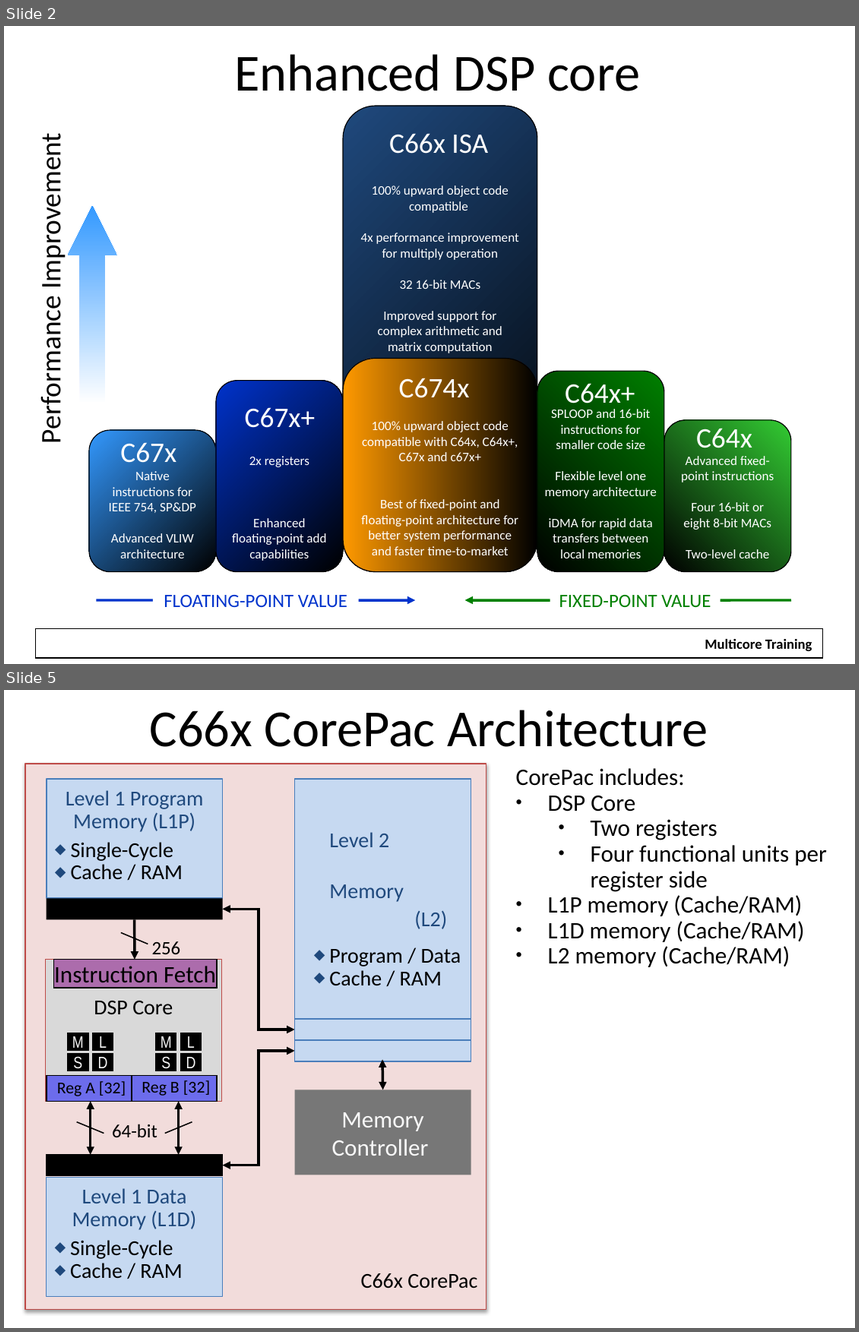
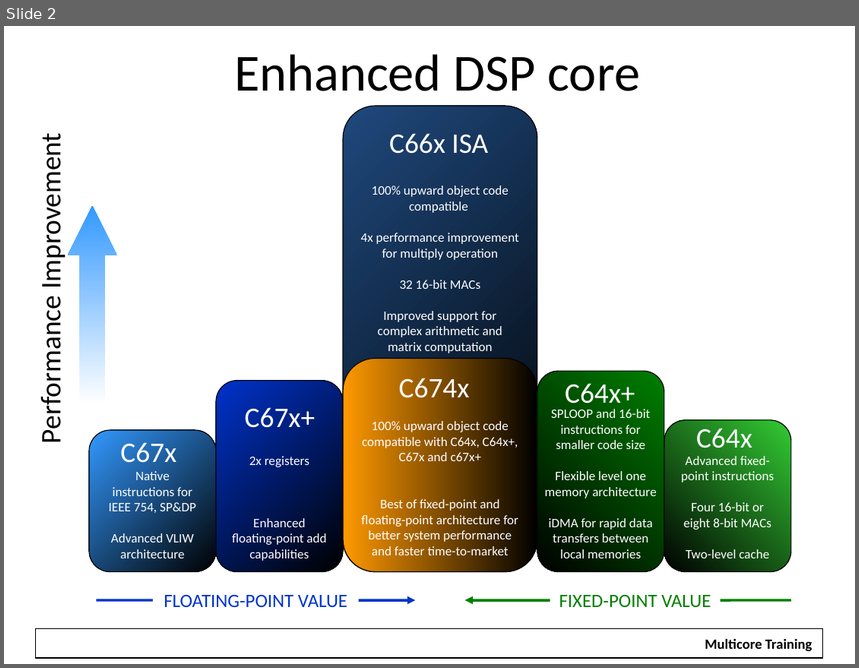
Before and after one commit to hari1989/keystone-workshop, a slide deck: slides/KeyStone Overview.pptx. Shown one above the other, each under a label of ours: slides 2 and 5 before the commit, slide 2 after it; the slides between them are not shown. The pictures are 859x1332 and 859x668 pixels, drawn with LibreOffice and Linux fonts; fonts in the diff are those of the drawing; background and template pictures are left out. Boxes give left, top, right and bottom in pixels: in the first picture for what was removed or moved away, otherwise in the second. Text is boxed around its words. In the diff, an @@ line names an element or a change of style, - is before the commit and + after.

```diff
--- a/slides/KeyStone Overview.pptx
+++ b/slides/KeyStone Overview.pptx
@@ slide 5 removed at <box>4,690,855,1328</box>, background #FFFFFF; not listed: 1 template element that a slide beside it also shows @@
@@ title removed at <box>150,710,709,747</box> @@
-C66x CorePac Architecture
@@ rectangle removed at <box>25,764,487,1310</box> @@
-C66x CorePac
@@ rectangle removed at <box>47,780,223,898</box> @@
-Level 1 Program
-Memory (L1P)
-⬥ Single-Cycle
-⬥ Cache / RAM
@@ rectangle removed at <box>295,780,471,1019</box> @@
-Level 2
-Memory
-(L2)
-⬥ Program / Data
-⬥ Cache / RAM
@@ text removed at <box>516,768,827,967</box> @@
-CorePac includes:
-  • DSP Core
-    • Two registers
-    • Four functional units per register side
-  • L1P memory (Cache/RAM)
-  • L1D memory (Cache/RAM)
-  • L2 memory (Cache/RAM)
@@ rectangle removed at <box>47,898,223,920</box> @@
@@ elbow double arrow removed from (223, 909) to (295, 1030) @@
@@ line removed from (120, 932) to (148, 945) @@
@@ arrow removed from (134, 920) to (134, 960) @@
@@ rectangle removed at <box>46,960,222,1102</box> @@
-DSP Core
@@ rectangle removed at <box>53,960,217,988</box> @@
-Instruction Fetch
@@ text removed at <box>152,942,181,954</box> @@
-256
@@ rectangle removed at <box>295,1019,471,1040</box> @@
@@ group removed at <box>68,1033,113,1071</box>: 4 rectangles @@
-M
-S
-L
-D
@@ group removed at <box>155,1033,202,1071</box>: 4 rectangles @@
-M
-S
-L
-D
@@ elbow double arrow removed from (223, 1166) to (295, 1051) @@
@@ rectangle removed at <box>295,1040,471,1062</box> @@
@@ rectangle removed at <box>47,1075,132,1101</box> @@
-Reg A [32]
@@ rectangle removed at <box>132,1075,217,1101</box> @@
-Reg B [32]
@@ double arrow removed from (382, 1059) to (382, 1090) @@
@@ rectangle removed at <box>295,1090,471,1175</box> @@
-Memory Controller
@@ line removed from (76, 1122) to (104, 1134) @@
@@ double arrow removed from (91, 1101) to (91, 1155) @@
@@ line removed from (192, 1122) to (165, 1134) @@
@@ double arrow removed from (179, 1101) to (179, 1155) @@
@@ text removed at <box>112,1124,158,1138</box> @@
-64-bit
@@ rectangle removed at <box>47,1155,135,1176</box> @@
@@ rectangle removed at <box>134,1155,222,1176</box> @@
@@ rectangle removed at <box>47,1178,223,1297</box> @@
-Level 1 Data
-Memory (L1D)
-⬥ Single-Cycle
-⬥ Cache / RAM
@@ rectangle removed at <box>25,1292,841,1326</box> @@
```
Also in this commit, not shown: 13 other slides removed.
